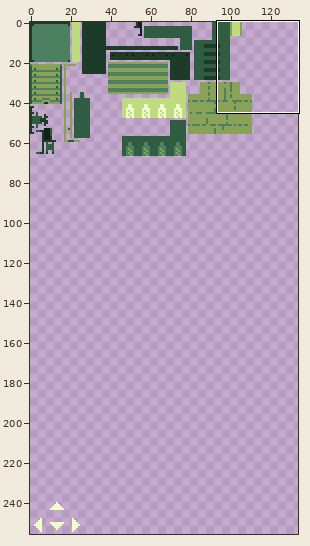
A sprite sheet gets an edit: Assets/Sprites/Light Game.png. Above: a wide view before the commit, with the close-up outlined.
Close-up. The starting point:
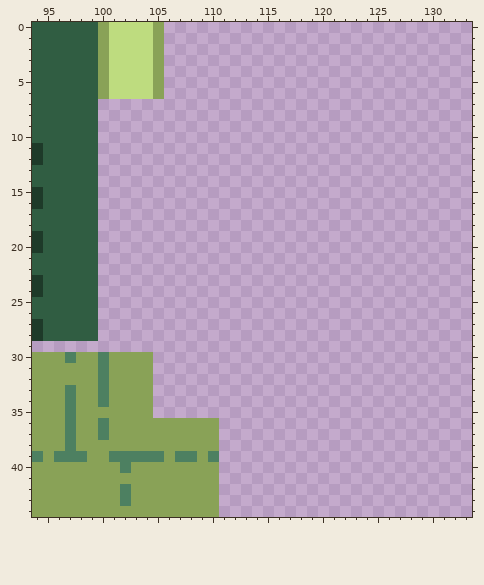
The file is 256x256 pixels. Shown: x 94..133, y 0..44. The wide view leaves out empty margins.
Once edited:
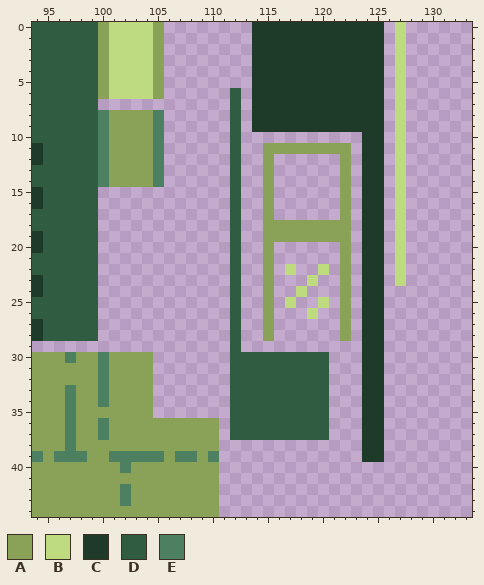
Palette (. is transparent): A #89a257  B #bedc7f  C #1e3a29  D #305d42  E #4d8061
Edits made:
Changed rows in their new state; - is an unchanged pixel.
first column x 100:
 0 --------------CCCCCCCCCCCC-B
 1 --------------CCCCCCCCCCCC-B
 2 --------------CCCCCCCCCCCC-B
 3 --------------CCCCCCCCCCCC-B
 4 --------------CCCCCCCCCCCC-B
 5 --------------CCCCCCCCCCCC-B
 6 ------------D-CCCCCCCCCCCC-B
 7 ------------D-CCCCCCCCCCCC-B
 8 EAAAAE------D-CCCCCCCCCCCC-B
 9 EAAAAE------D-CCCCCCCCCCCC-B
10 EAAAAE------D-----------CC-B
11 EAAAAE------D--AAAAAAAA-CC-B
12 EAAAAE------D--A------A-CC-B
13 EAAAAE------D--A------A-CC-B
14 EAAAAE------D--A------A-CC-B
15 ------------D--A------A-CC-B
16 ------------D--A------A-CC-B
17 ------------D--A------A-CC-B
18 ------------D--AAAAAAAA-CC-B
19 ------------D--AAAAAAAA-CC-B
20 ------------D--A------A-CC-B
21 ------------D--A------A-CC-B
22 ------------D--A-B--B-A-CC-B
23 ------------D--A---B--A-CC-B
24 ------------D--A--B---A-CC--
25 ------------D--A-B--B-A-CC--
26 ------------D--A---B--A-CC--
27 ------------D--A------A-CC--
28 ------------D--A------A-CC--
29 ------------D-----------CC--
30 ------------DDDDDDDDD---CC--
31 ------------DDDDDDDDD---CC--
32 ------------DDDDDDDDD---CC--
33 ------------DDDDDDDDD---CC--
34 ------------DDDDDDDDD---CC--
35 ------------DDDDDDDDD---CC--
36 ------------DDDDDDDDD---CC--
37 ------------DDDDDDDDD---CC--
38 ------------------------CC--
39 ------------------------CC--
